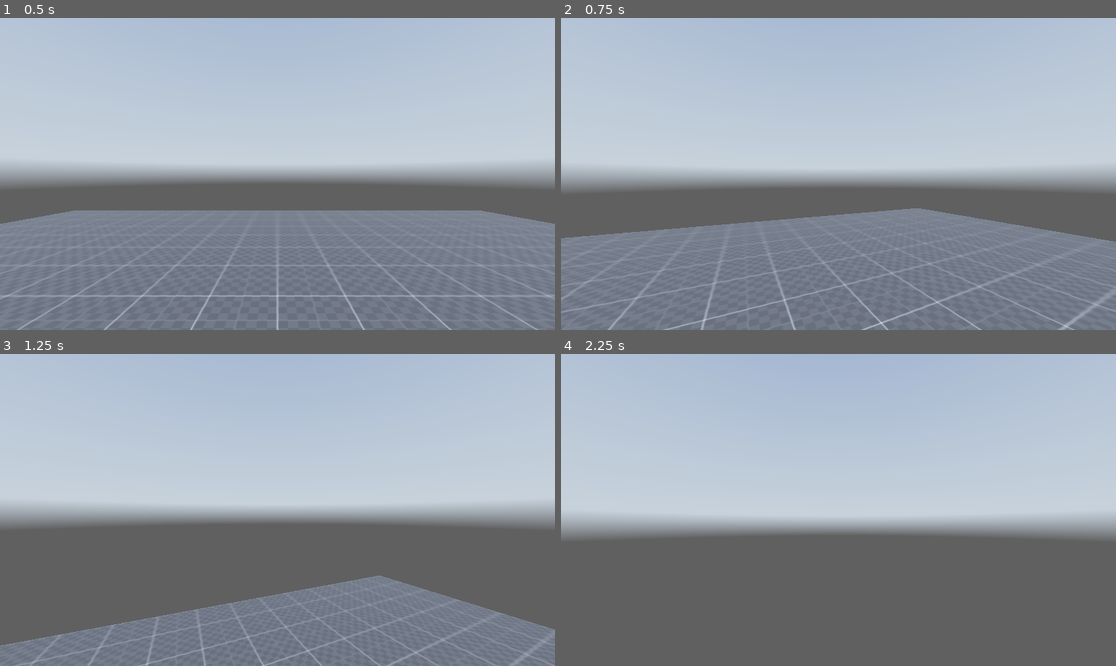
Above: before the commit, frames 1-4 (two rows, left to right).
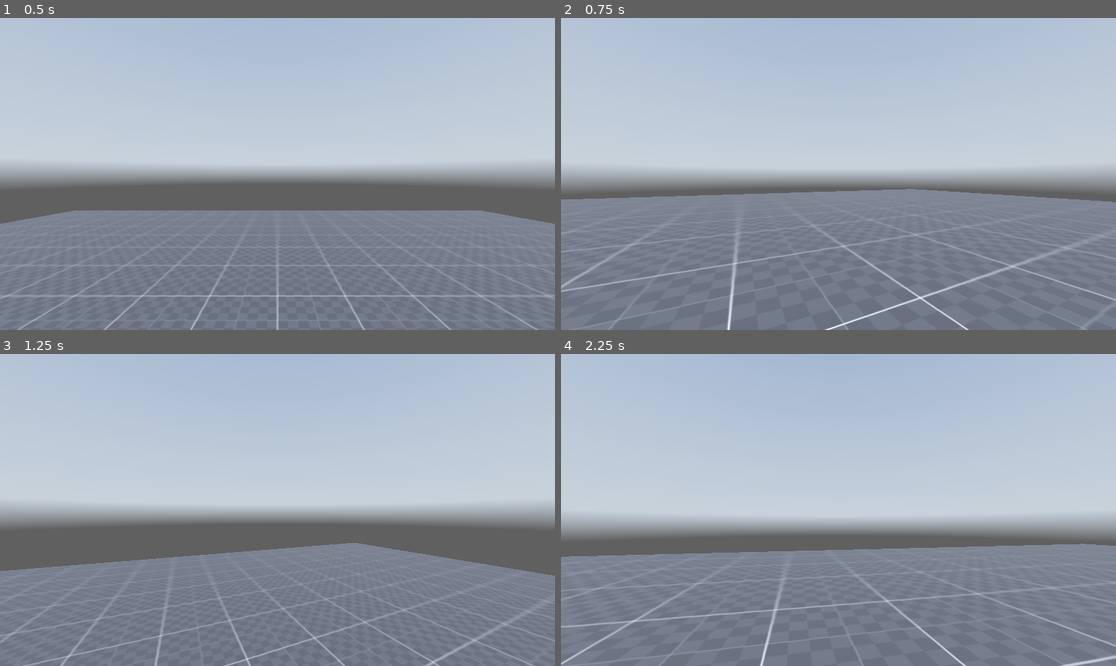
Above: after the commit, the same moments.

Repository: Barnold8/Miasma
Game: Godot game, scene res://Scenes/Test.tscn
Same seed, same stepped clock (60 frames per second), same inputs: the game is played once before the commit and once after it. A sky picture missing from this copy of the repository is replaced by a grey-blue gradient.
Inputs (mouse positions are in pixels of both pictures, inside the frame that each line leads up to):
- Up to frame 1 (0.5 s): no input
- Up to frame 2 (0.75 s): tap Enter at 0.5 s; move the mouse to (866, 174) at 0.52 s; hold W (forward) from 0.53 s (still down); hold Ctrl (crouch) from 0.53 s (still down)
- Up to frame 3 (1.25 s): keep holding W (forward); keep holding Ctrl (crouch); tap Space (jump) at 0.77 s; tap Shift (sprint) at 0.8 s
- Up to frame 4 (2.25 s): keep holding W (forward); move the mouse to (810, 510) at 1.27 s; release Ctrl (crouch) at 1.28 s; tap Shift (sprint) at 1.35 s; tap Space (jump) at 1.52 s; tap Ctrl (crouch) at 1.55 s; move the mouse to (849, 503) at 2.02 s; hold Ctrl (crouch) from 2.03 s (still down)

Frame 1 is identical in both runs. In frame 2, 12% of the frame differs, in the area x 0-100%, y 54-100%; in frame 3, 18%; in frame 4, 37%, in the area x 0-100%, y 60-100%.

Commit message:
Update fps controller to lerp for smoother movement

Diff:
--- a/Scripts/player.gd
+++ b/Scripts/player.gd
@@ -1,38 +1,48 @@
 extends CharacterBody3D
-
 
 @onready var head: Node3D = $Head
 
-
+## Const variables - Read only
 const JUMP_VELOCITY = 4.5
 const MOUSE_SENSITIVITY = 0.4
 
-var current_speed = 5.0
+## Editable variables - Read and write
+var current_speed = 0.0
+var direction = Vector3(0.0,0.0,0.0)
+var head_height = 0.0
 
+
+## Exported variables for editing in godot editor
+@export var MAX_SPEED = 10.0
 @export var walking_speed = 5.0
 @export var sprinting_speed = 8.0
-@export var crouching_speed = 3.0
-
+@export var crouching_speed = 1.0
+@export var crouching_depth = 0.7
 
 func _ready() -> void:
-	Input.set_mouse_mode(Input.MOUSE_MODE_CAPTURED)
+	Input.set_mouse_mode(Input.MOUSE_MODE_CAPTURED) # Hide mouse
+	head_height = head.position.y
 
 func _input(event: InputEvent) -> void:
-
-	if event is InputEventMouseMotion:
-		rotate_y(deg_to_rad(-event.relative.x * MOUSE_SENSITIVITY))
-		head.rotate_x(deg_to_rad(-event.relative.y * MOUSE_SENSITIVITY))
-		head.rotation.x = clamp(head.rotation.x, deg_to_rad(-89),deg_to_rad(89))
+	if event is InputEventMouseMotion: # When the input event for a mouse movement is triggered...
+		rotate_y(deg_to_rad(-event.relative.x * MOUSE_SENSITIVITY)) # Rotate the y axis to look left and right ("-" sign to stop inversion)
+		head.rotate_x(deg_to_rad(-event.relative.y * MOUSE_SENSITIVITY)) # Rotate the x axis to look up and down ("-" sign to stop inversion )
+		head.rotation.x = clamp(head.rotation.x, deg_to_rad(-89),deg_to_rad(89)) # clamp to stop rolling effect when looking
 
 func _physics_process(delta: float) -> void:
 
 	if Input.is_action_just_pressed("pause"):
 		get_tree().quit()
 
-	if Input.is_action_pressed("sprint"):
-		current_speed = sprinting_speed
+	if Input.is_action_pressed("crouch"):
+		head.position.y = crouching_depth
+		current_speed = crouching_speed
 	else:
-		current_speed = walking_speed
+		if Input.is_action_pressed("sprint"):
+			current_speed = sprinting_speed
+		else:
+			current_speed = walking_speed
+		head.position.y = head_height
 
 	# Add the gravity.
 	if not is_on_floor():
@@ -45,7 +55,7 @@
 	# Get the input direction and handle the movement/deceleration.
 	# As good practice, you should replace UI actions with custom gameplay actions.
 	var input_dir := Input.get_vector("left", "right", "forward", "backward")
-	var direction := (transform.basis * Vector3(input_dir.x, 0, input_dir.y)).normalized()
+	direction = lerp(direction,(transform.basis * Vector3(input_dir.x, 0, input_dir.y)).normalized(),delta*MAX_SPEED)
 
 	if direction:
 		velocity.x = direction.x * current_speed
Not shown, added: docs/.gdignore
Not shown, added: Scenes/Tes5717.tmp
Not shown, added: docs/Arguments.md
Not shown, added: docs/BestPractices.md
Not shown, added: docs/GettingStarted.md
Not shown, added: docs/PluginSettings.md
Not shown, added: docs/StepByStep.md
Not shown, added: docs/UsingCommandBuilder.md
Not shown, added: docs/UsingCommandServer.md
